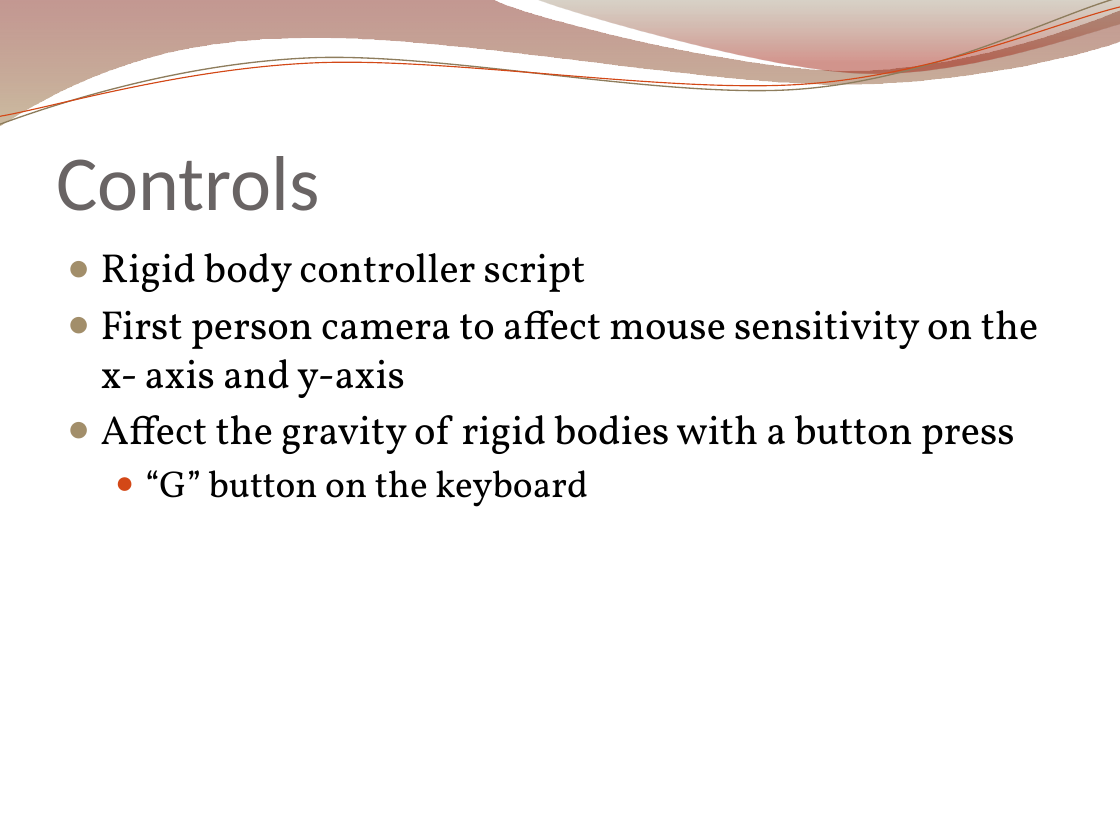
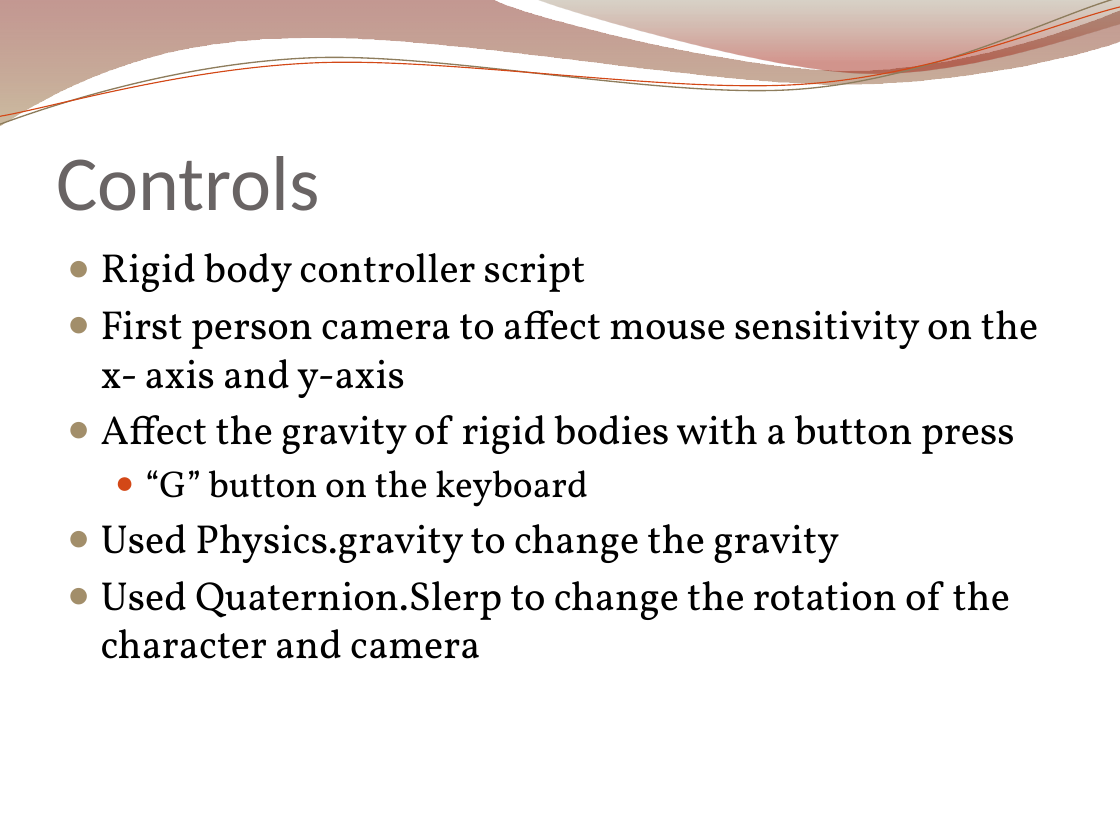
Before and after one commit to moskatero/FinalGameProject, a slide deck: slide 2 of ppt/ppt.pptx (slide 3 before the commit). Drawn at 1120x840 pixels with LibreOffice and Linux fonts; fonts in the diff are those of the drawing; background and template pictures are left out. Boxes give left, top, right and bottom in pixels: in the first picture for what was removed or moved away, otherwise in the second. Text is boxed around its words. In the diff, an @@ line names an element or a change of style, - is before the commit and + after.

```diff
--- a/ppt/ppt.pptx
+++ b/ppt/ppt.pptx
@@ text at [101, 524, 1010, 659]: paragraphs added @@
+● Used Physics.gravity to change the gravity
+● Used Quaternion.Slerp to change the rotation of the character and camera
```
Also in this commit, not shown: 3 slides removed.
